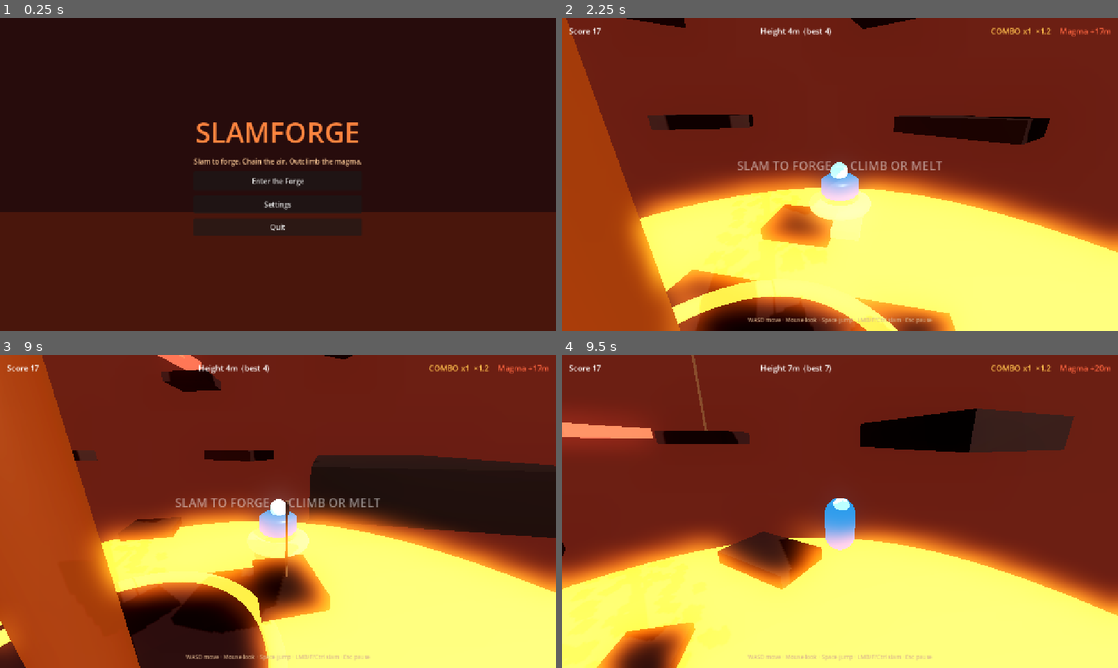
Above: before the commit, frames 1-4 (two rows, left to right).
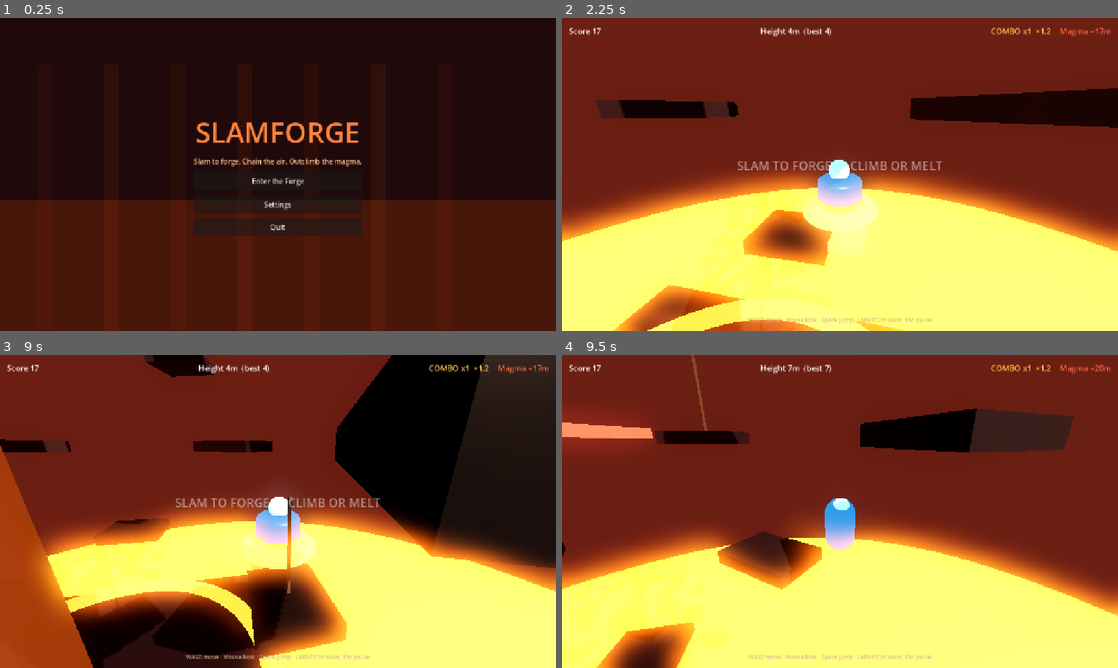
Above: after the commit, the same moments.

Repository: bwritten95-stack/slamforge
Game: Godot game, scene res://scenes/ui/main_menu.tscn
Two runs of this game, one before a commit and one after it. Both use one fixed random seed, a clock stepped at 60 frames per second and the inputs below.
Inputs (mouse positions are in pixels of both pictures, inside the frame that each line leads up to):
- Up to frame 1 (0.25 s): no input
- Up to frame 2 (2.25 s): click "Enter the Forge" at 0.5 s; move the mouse to (867, 174) at 1.27 s; hold W (move_forward) from 1.28 s (still down); click (867, 174) at 1.35 s; tap Space (jump) at 1.52 s; move the mouse to (812, 174) at 2.02 s; click (812, 174) at 2.1 s
- Up to frame 3 (9 s): tap Space (jump) at 2.27, 3.77, 5.27, 6.02, 8.27 s; move the mouse to (289, 505) at 2.77 s; click (289, 505) at 2.85 s; move the mouse to (250, 574) at 3.52 s; click (250, 574) at 3.6 s; release W (move_forward) at 4.25 s; click "Forge Again" at 4.25 s; move the mouse to (316, 514) at 5.02 s; hold W (move_forward) 5.03-6.53 s; click (316, 514) at 5.1 s; move the mouse to (233, 508) at 5.77 s; click (233, 508) at 5.85 s; move the mouse to (305, 511) at 6.52 s; hold S (move_back) 6.53-7.25 s; click (305, 511) at 6.6 s; click "Forge Again" at 7.25 s; move the mouse to (255, 505) at 8.02 s; hold D (move_right) 8.03-8.78 s; click (255, 505) at 8.1 s; move the mouse to (305, 511) at 8.77 s; hold W (move_forward) from 8.78 s (still down); click (305, 511) at 8.85 s
- Up to frame 4 (9.5 s): keep holding W (move_forward); tap Space (jump) at 9.02 s

The runs differ from the first frame. In frame 1, 2.6% of the frame differs, in the area x 0-100%, y 58-62%; in frame 2, 26%; in frame 3, 42%, in the area x 0-100%, y 0-100%; in frame 4, nothing differs.

Commit message:
Menu ember atmosphere and slam camera kick
Animated forge columns on the title screen; spring-arm punch on slam
impact for heavier 3D hit feel.

Diff:
--- a/scripts/player/player.gd
+++ b/scripts/player/player.gd
@@ -207,3 +207,6 @@
 
 func _on_punch(amount: float) -> void:
 	_camera.fov = _base_fov + amount * 28.0
+	_spring.spring_length = 5.4
+	var tw := create_tween()
+	tw.tween_property(_spring, "spring_length", 6.5, 0.22).set_trans(Tween.TRANS_BACK)
--- a/scripts/ui/main_menu.gd
+++ b/scripts/ui/main_menu.gd
@@ -43,23 +43,37 @@
 		get_tree().change_scene_to_file("res://scenes/arena/arena.tscn")
 
 func _dress_menu() -> void:
-	_bg.color = Color(0.04, 0.03, 0.05, 1)
+	_bg.color = Color(0.03, 0.02, 0.04, 1)
+	# ember columns for forge atmosphere
+	for i in 7:
+		var col := ColorRect.new()
+		col.mouse_filter = Control.MOUSE_FILTER_IGNORE
+		col.anchor_left = 0.08 + float(i) * 0.12
+		col.anchor_right = col.anchor_left
+		col.anchor_top = 0.15
+		col.anchor_bottom = 1.0
+		col.offset_left = -18.0
+		col.offset_right = 18.0
+		col.offset_top = 0.0
+		col.offset_bottom = 0.0
+		col.color = Color(0.75, 0.2 + float(i % 3) * 0.05, 0.05, 0.08 + float(i % 2) * 0.04)
+		add_child(col)
+		move_child(col, 1)
+		var tw := create_tween().set_loops()
+		tw.tween_property(col, "modulate:a", 0.45, 0.8 + float(i) * 0.12)
+		tw.tween_property(col, "modulate:a", 1.0, 0.9 + float(i) * 0.1)
 	var glow := ColorRect.new()
 	glow.set_anchors_preset(Control.PRESET_FULL_RECT)
-	glow.color = Color(0.55, 0.12, 0.04, 0.22)
+	glow.color = Color(0.55, 0.12, 0.04, 0.18)
 	glow.mouse_filter = Control.MOUSE_FILTER_IGNORE
 	add_child(glow)
 	move_child(glow, 1)
 	var band := ColorRect.new()
 	band.anchor_left = 0.0
 	band.anchor_right = 1.0
-	band.anchor_top = 0.62
+	band.anchor_top = 0.58
 	band.anchor_bottom = 1.0
-	band.offset_left = 0.0
-	band.offset_right = 0.0
-	band.offset_top = 0.0
-	band.offset_bottom = 0.0
-	band.color = Color(0.9, 0.25, 0.05, 0.18)
+	band.color = Color(0.95, 0.28, 0.05, 0.2)
 	band.mouse_filter = Control.MOUSE_FILTER_IGNORE
 	add_child(band)
 	move_child(band, 2)
